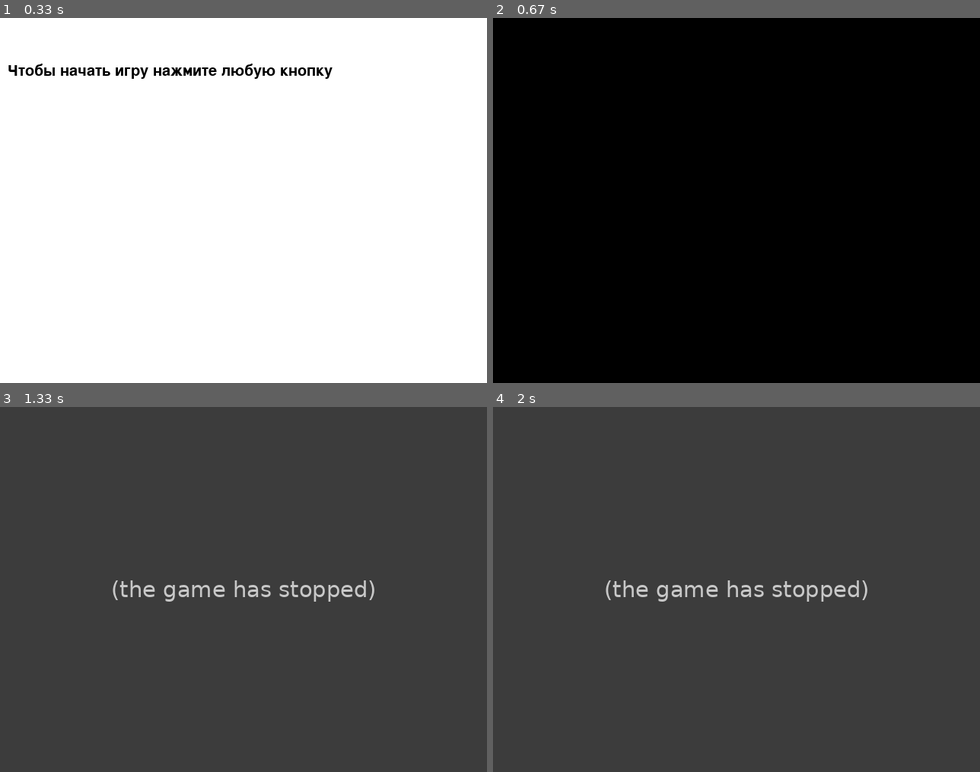
Above: before the commit, frames 1-4 (two rows, left to right).
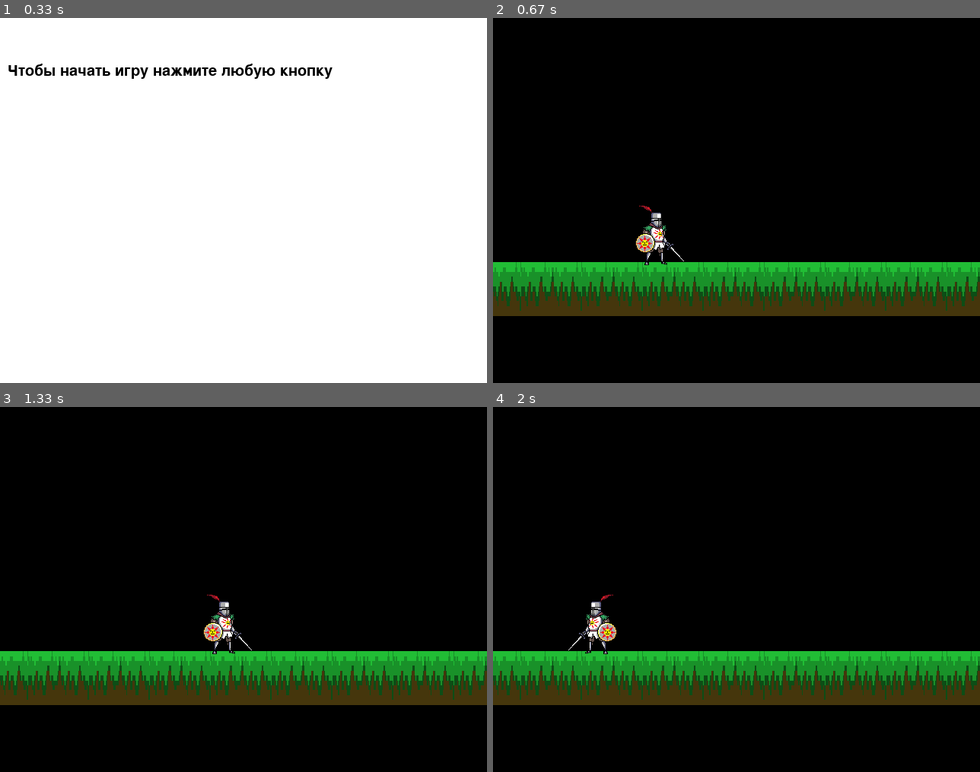
Above: after the commit, the same moments.

Repository: RomoR11/Project_PyGame
Game: pygame game, started from main.py
Two runs of this game, one before a commit and one after it. Both use one fixed random seed, a clock stepped at 60 frames per second and the inputs below.
Inputs:
- Up to frame 1 (0.33 s): no input
- Up to frame 2 (0.67 s): hold Right from 0.33 s (still down)
- Up to frame 3 (1.33 s): release Right at 0.8 s; hold Right 0.83-1.3 s
- Up to frame 4 (2 s): hold Left 1.33-1.87 s; hold Left from 1.9 s (still down)

Frame 1 is identical in both runs. In frame 2, 15% of the frame differs, in the area x 0-100%, y 51-82%; in frame 3, 100%, in the area x 0-100%, y 0-100%; in frame 4, 100%.
Error before the commit: NameError: name 'all_sprites' is not defined (main.py line 53); the game stopped at 0.83 s (later frames are placeholders)

Commit message:
Заставка и начало игры

Diff:
--- /dev/null
+++ b/data/level.txt
@@ -0,0 +1,6 @@
+........
+........
+........
+..$.....
+########
+........
--- a/main.py
+++ b/main.py
@@ -1,5 +1,6 @@
 import pygame
 import sys
+import os
 
 
 pygame.init()
@@ -9,6 +10,9 @@
 screen = pygame.display.set_mode((width, height))
 FPS = 50
 clock = pygame.time.Clock()
+all_sprites = pygame.sprite.Group()
+platform_group = pygame.sprite.Group()
+player_group = pygame.sprite.Group()
 
 
 def terminate():
@@ -42,6 +46,79 @@
         clock.tick(FPS)
 
 
+def load_image(name, colorkey=None):
+    fullname = os.path.join('data', name)
+    if not os.path.isfile(fullname):
+        print(f"Файл с изображением '{fullname}' не найден")
+        sys.exit()
+    image = pygame.image.load(fullname)
+    return image
+
+
+def load_level(filename):
+    filename = "data/" + filename
+    with open(filename, 'r') as mapFile:
+        level_map = [line.strip() for line in mapFile]
+    max_width = max(map(len, level_map))
+    return list(map(lambda x: x.ljust(max_width, '.'), level_map))
+
+
+platform_image = {'platform': pygame.transform.scale(load_image('platform_py.png'), (80, 80)),
+                  'empty': pygame.transform.scale(load_image('empty.png'), (80, 80))}
+player_image = pygame.transform.scale(load_image('hero.png'), (80, 80))
+pl_height = pl_width = 80
+
+
+class Platform(pygame.sprite.Sprite):
+    def __init__(self, platform_type, pos_x, pos_y):
+        super().__init__(platform_group, all_sprites)
+        self.image = platform_image[platform_type]
+        self.rect = self.image.get_rect().move(
+            pl_width * pos_x, pl_height * pos_y)
+
+
+class Player(pygame.sprite.Sprite):
+    def __init__(self, pos_x, pos_y):
+        super().__init__(player_group, all_sprites)
+        self.image = player_image
+        self.rect = self.image.get_rect().move(
+            pl_width * pos_x + 15, pl_height * pos_y + 5)
+        self.x = pos_x
+        self.y = pos_y
+        self.flip = False
+
+    def update(self, *args, **kwargs):
+        if args:
+            event, level = args[0], args[1]
+            if event.key == pygame.K_LEFT and self.x - 1 >= 0:
+                self.x -= 1
+                if not self.flip:
+                    self.image = pygame.transform.flip(self.image, True, False)
+                    self.flip = True
+            elif event.key == pygame.K_RIGHT and len(level[self.y]) > self.x + 1:
+                self.x += 1
+                if self.flip:
+                    self.image = pygame.transform.flip(self.image, True, False)
+                    self.flip = False
+            self.rect = self.image.get_rect().move(pl_width * self.x + 15, pl_height * self.y + 5)
+
+
+def generate_level(level):
+    new_player, x, y = None, None, None
+    for y in range(len(level)):
+        for x in range(len(level[y])):
+            if level[y][x] == '.':
+                Platform('empty', x, y)
+            elif level[y][x] == '#':
+                Platform('platform', x, y)
+            elif level[y][x] == '$':
+                Platform('empty', x, y)
+                new_player = Player(x, y)
+    return new_player, x, y, level
+
+
+player, level_x, level_y, level = generate_level(load_level('level.txt'))
+
 if __name__ == '__main__':
     running = True
     start_screen()
@@ -49,8 +126,12 @@
         for event in pygame.event.get():
             if event.type == pygame.QUIT:
                 running = False
-            elif event.type == pygame.KEYDOWN:
-                all_sprites.update(event, level)
+            if event.type == pygame.KEYDOWN:
+                if event.key == pygame.K_LEFT or event.key == pygame.K_RIGHT:
+                    all_sprites.update(event, level)
         screen.fill('black')
+        all_sprites.draw(screen)
+        player_group.draw(screen)
+        all_sprites.update()
         pygame.display.flip()
     pygame.quit()
Binary file added: data/empty.png
Binary file added: data/hero.png
Binary file added: data/platform_py.png
